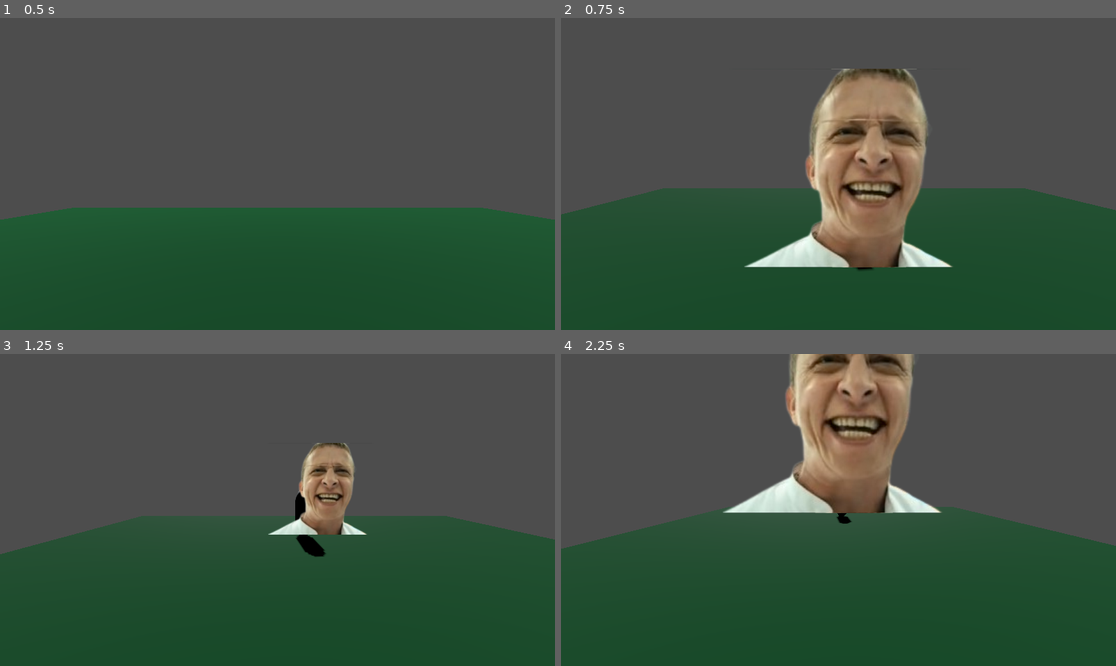
Above: before the commit, frames 1-4 (two rows, left to right).
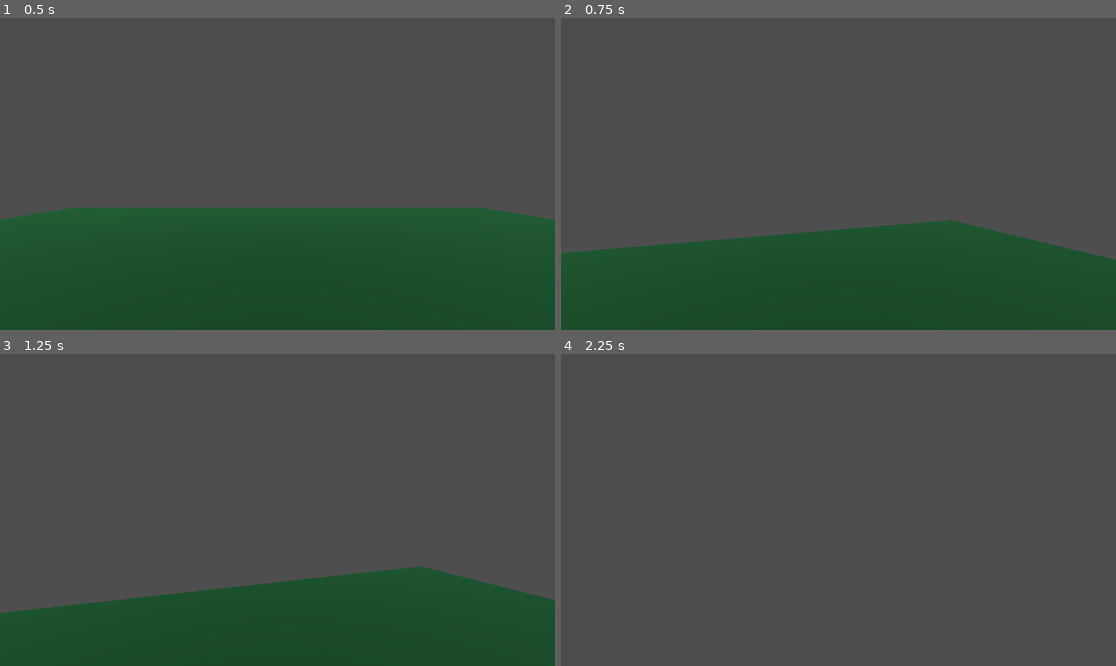
Above: after the commit, the same moments.

Repository: Weetson/careless-whisper
Game: Godot game, scene res://Scenes/root.tscn
Same seed, same stepped clock (60 frames per second), same inputs: the game is played once before the commit and once after it. Sound files missing from this copy of the repository are replaced by a short silence.
Inputs (mouse positions are in pixels of both pictures, inside the frame that each line leads up to):
- Up to frame 1 (0.5 s): no input
- Up to frame 2 (0.75 s): tap Enter (ui_accept) at 0.5 s; move the mouse to (866, 174) at 0.52 s; hold W (ui_up) from 0.53 s (still down)
- Up to frame 3 (1.25 s): keep holding W (ui_up); tap Enter (ui_accept) at 0.77 s
- Up to frame 4 (2.25 s): keep holding W (ui_up); move the mouse to (810, 510) at 1.27 s; tap Enter (ui_accept) at 1.52 s; move the mouse to (849, 503) at 2.02 s

Frame 1 is identical in both runs. In frame 2, 25% of the frame differs, in the area x 0-100%, y 16-81%; in frame 3, 23%; in frame 4, 57%, in the area x 0-100%, y 0-100%.

Commit message:
Try goida

Diff:
--- a/Scripts/player_node.gd
+++ b/Scripts/player_node.gd
@@ -67,5 +67,12 @@
 
 # fucntion with lerp
 func lerp_rotate_camera(speed, delta):
-	camera.look_at(enemy.global_transform.origin + Vector3(0, 0.5, 0))
+	var target_direction = (enemy.global_transform.origin - camera.global_transform.origin).normalized()
+	var current_basis = camera.global_transform.basis
+	var target_basis = Basis().looking_at(target_direction, Vector3.UP)
+	print(current_basis)
+	# Плавная интерполяция между текущим и целевым поворотом
+	#camera.global_transform.basis = current_basis.interpolate_with(target_basis, ROT_CAMERA_SPEED * delta)
+
+	#camera.look_at(enemy.global_transform.origin + Vector3(0, 0.5, 0))
 	#camera.global_transform = camera.global_transform.interpolate_with(enemy.global_transform, speed * delta)
